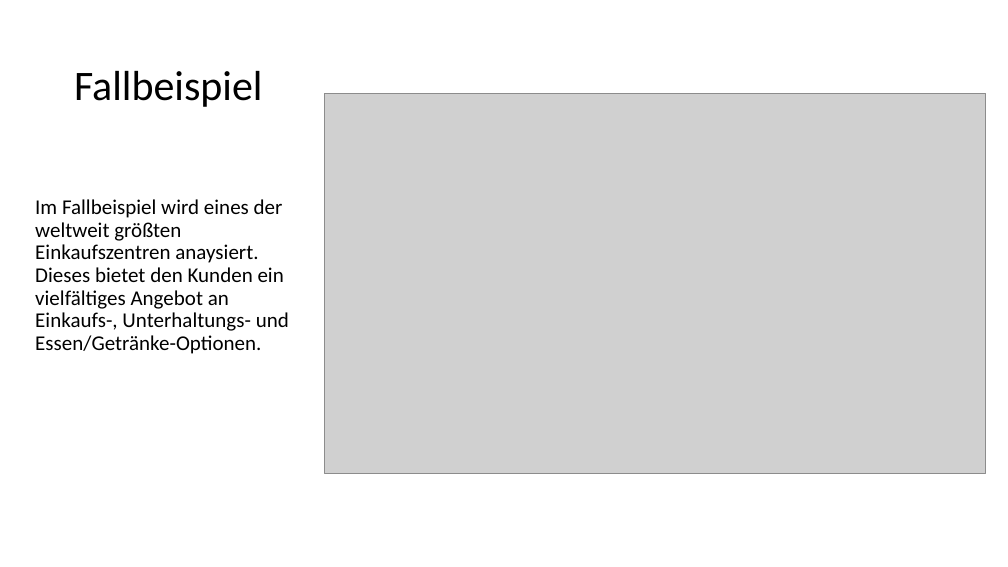
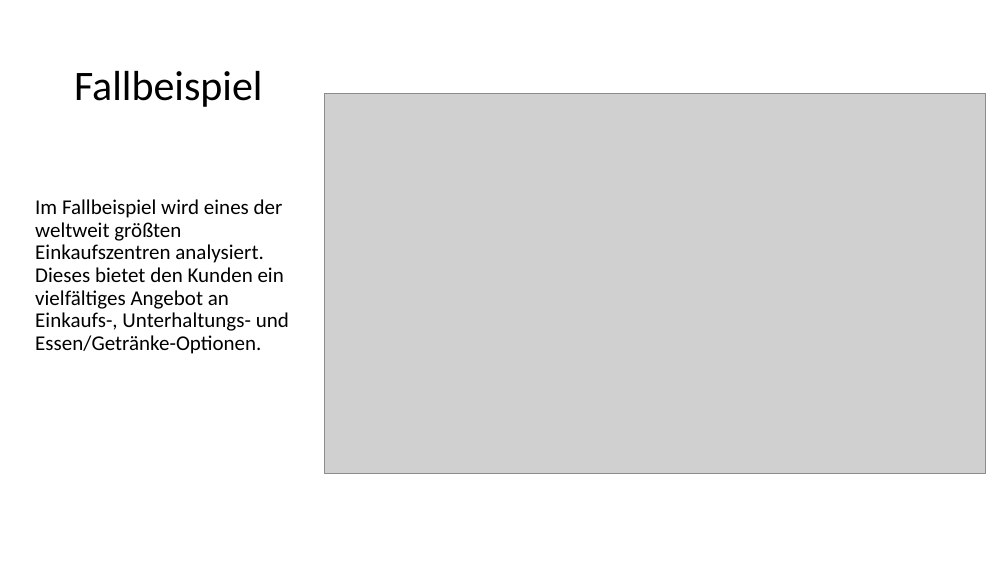
Before and after one commit to TimBoeckel/HCI-Sem-JourneyMaps, a slide deck: slide 8 of Praesentation/Präsentation_Tim.pptx (slide 9 before the commit). Drawn at 1008x567 pixels with LibreOffice and Linux fonts; fonts in the diff are those of the drawing; grey boxes stand for pictures. Boxes give left, top, right and bottom in pixels: in the first picture for what was removed or moved away, otherwise in the second. Text is boxed around its words. In the diff, an @@ line names an element or a change of style, - is before the commit and + after.

Commit message:
Modified Presentation

```diff
--- a/Praesentation/Präsentation_Tim.pptx
+++ b/Praesentation/Präsentation_Tim.pptx
@@ text at (x1=35, y1=199, x2=289, y2=354): text changed @@
-Im Fallbeispiel wird eines der weltweit größten Einkaufszentren anaysiert. Dieses bietet den Kunden ein vielfältiges Angebot an Einkaufs-, Unterhaltungs- und Essen/Getränke-Optionen.
+Im Fallbeispiel wird eines der weltweit größten Einkaufszentren analysiert. Dieses bietet den Kunden ein vielfältiges Angebot an Einkaufs-, Unterhaltungs- und Essen/Getränke-Optionen.
```
Also in this commit, not shown: 3 other slides changed, 1 slide removed.
